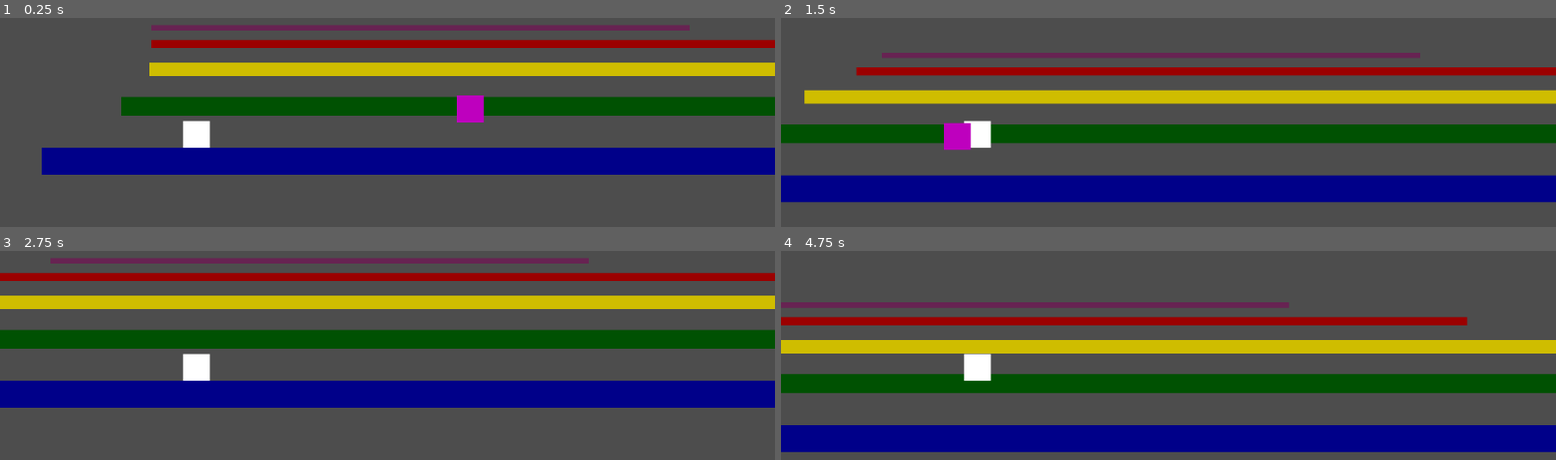
Above: before the commit, frames 1-4 (two rows, left to right).
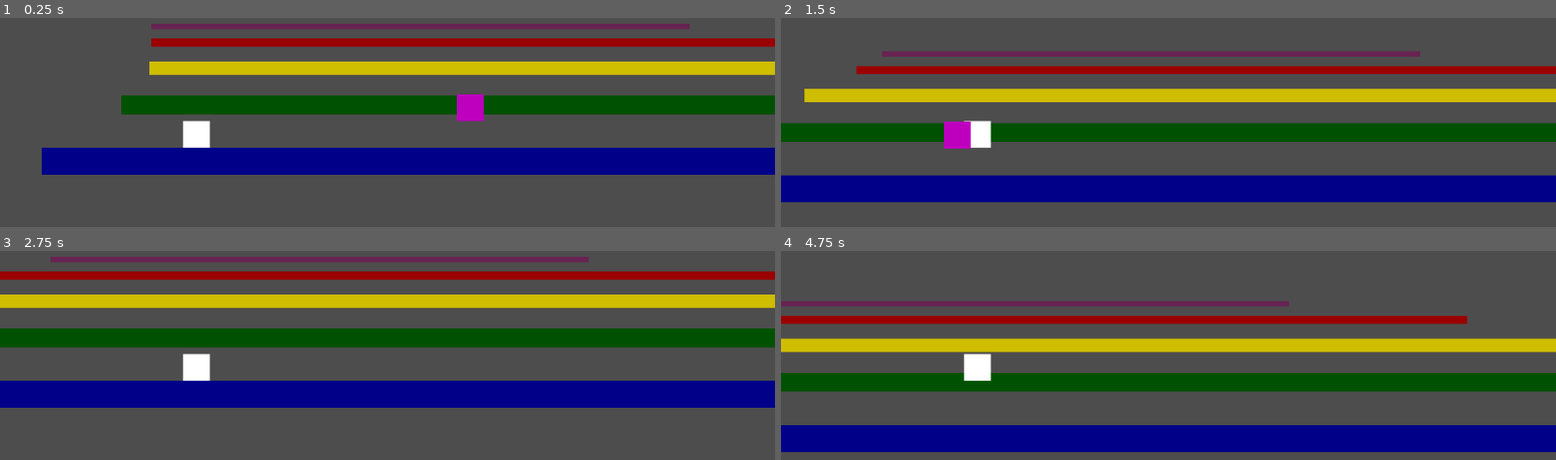
Above: after the commit, the same moments.

Repository: thomasWkr/pogoland
Game: Godot game, scene res://Main.tscn
Two runs of this game, one before a commit and one after it. Both use one fixed random seed, a clock stepped at 60 frames per second and the inputs below.
Inputs:
- Up to frame 1 (0.25 s): no input
- Up to frame 2 (1.5 s): tap Left (Lift Layer) at 0.6, 1.35 s; tap Up (jump) at 0.77 s
- Up to frame 3 (2.75 s): tap Up (jump) at 1.52 s; tap Left (Lift Layer) at 2.1 s
- Up to frame 4 (4.75 s): tap Left (Lift Layer) at 2.85, 3.6, 4.35 s; tap Up (jump) at 3.02, 3.77, 4.52 s

The runs differ from the first frame. In frame 1, 4.8% of the frame differs, in the area x 15-100%, y 2-50%; in frame 2, 5.5%; in frame 3, 5.7%; in frame 4, 5.8%, in the area x 0-100%, y 24-69%.

Commit message:
initial spike

Diff:
--- a/Main.tscn
+++ b/Main.tscn
@@ -7,6 +7,7 @@
 [ext_resource type="PackedScene" uid="uid://mbv8mcxko8r" path="res://Scenes/Objects/layer_3.tscn" id="5_oopqg"]
 [ext_resource type="PackedScene" uid="uid://muxd3ux7fyyo" path="res://Scenes/Objects/layer_4.tscn" id="6_stnae"]
 [ext_resource type="PackedScene" uid="uid://b2adu5khviyyh" path="res://Scenes/Objects/layer_5.tscn" id="7_myrnp"]
+[ext_resource type="PackedScene" uid="uid://cp2kndnmebkxw" path="res://Scenes/Objects/Spike.tscn" id="8_d5p0p"]
 
 [node name="Main" type="Node2D"]
 
@@ -14,8 +15,11 @@
 position = Vector2(-16, -19)
 
 [node name="Box" parent="." instance=ExtResource("2_15wjp")]
-position = Vector2(-151, 26)
+position = Vector2(-151, 28)
 scale = Vector2(100, 1)
+
+[node name="Spike" parent="." instance=ExtResource("8_d5p0p")]
+position = Vector2(318, 9)
 
 [node name="Bird" parent="." instance=ExtResource("3_grvl2")]
 position = Vector2(479, -52)
--- a/Scenes/Characters/PC.tscn
+++ b/Scenes/Characters/PC.tscn
@@ -17,4 +17,5 @@
 shape = SubResource("RectangleShape2D_wx0n2")
 
 [node name="Camera2D" type="Camera2D" parent="."]
+unique_name_in_owner = true
 position = Vector2(304, -166)
--- a/Scenes/Characters/pc.gd
+++ b/Scenes/Characters/pc.gd
@@ -1,12 +1,19 @@
 extends CharacterBody2D
 
+@onready var camera = %Camera2D
+
 var can_pogo = false
+var got_hit = false
 var bird = ''
 
 const SPEED = 300.0
 const JUMP_VELOCITY = -400.0
 
 func _physics_process(delta: float) -> void:
+	if(got_hit):
+		got_hit = false
+		death()
+
 	# Add the gravity.
 	if not is_on_floor():
 		velocity += get_gravity() * delta
@@ -24,3 +31,13 @@
 	velocity.x = SPEED
 
 	move_and_slide()
+
+func death() -> void:
+	# Detach the camera by reparenting it to the scene root
+	var current_camera_position = camera.global_transform
+	camera.get_parent().remove_child(camera)
+	get_tree().root.add_child(camera)
+	camera.global_transform = current_camera_position
+
+	# Remove PC node
+	queue_free()
--- a/Scenes/Objects/Spike.tscn
+++ b/Scenes/Objects/Spike.tscn
@@ -1,3 +1,17 @@
-[gd_scene format=3 uid="uid://cp2kndnmebkxw"]
+[gd_scene load_steps=2 format=3 uid="uid://cp2kndnmebkxw"]
 
-[node name="Spike" type="StaticBody2D"]
+[ext_resource type="Script" path="res://Scenes/Objects/spike.gd" id="1_436fh"]
+
+[node name="Spike" type="Area2D"]
+collision_layer = 0
+script = ExtResource("1_436fh")
+
+[node name="HitDetectionArea" type="CollisionPolygon2D" parent="."]
+position = Vector2(7, -3)
+scale = Vector2(7, 6.937)
+polygon = PackedVector2Array(-4, 2.98108, 2, 2.98108, -1, -4)
+
+[node name="Sprite2D" type="Sprite2D" parent="."]
+
+[connection signal="body_entered" from="." to="." method="_on_body_entered"]
+[connection signal="body_exited" from="." to="." method="_on_body_exited"]
--- /dev/null
+++ b/Scenes/Objects/spike.gd
@@ -0,0 +1,16 @@
+extends Area2D
+
+
+# Called when the node enters the scene tree for the first time.
+func _ready() -> void:
+	pass # Replace with function body.
+
+
+# Called every frame. 'delta' is the elapsed time since the previous frame.
+func _process(delta: float) -> void:
+	pass
+
+
+func _on_body_entered(body: Node2D) -> void:
+	if(body.name == 'Pc'):
+		body.got_hit = true
Not shown: 1 places in Main.tscn that only renumber resources
